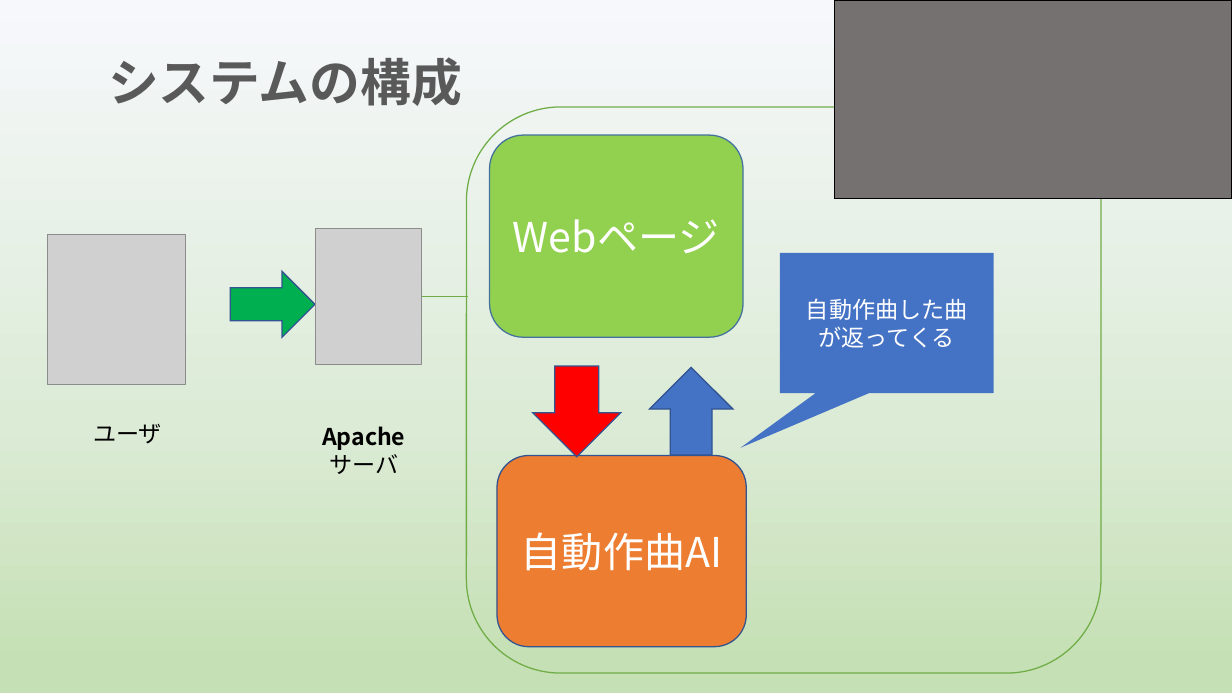
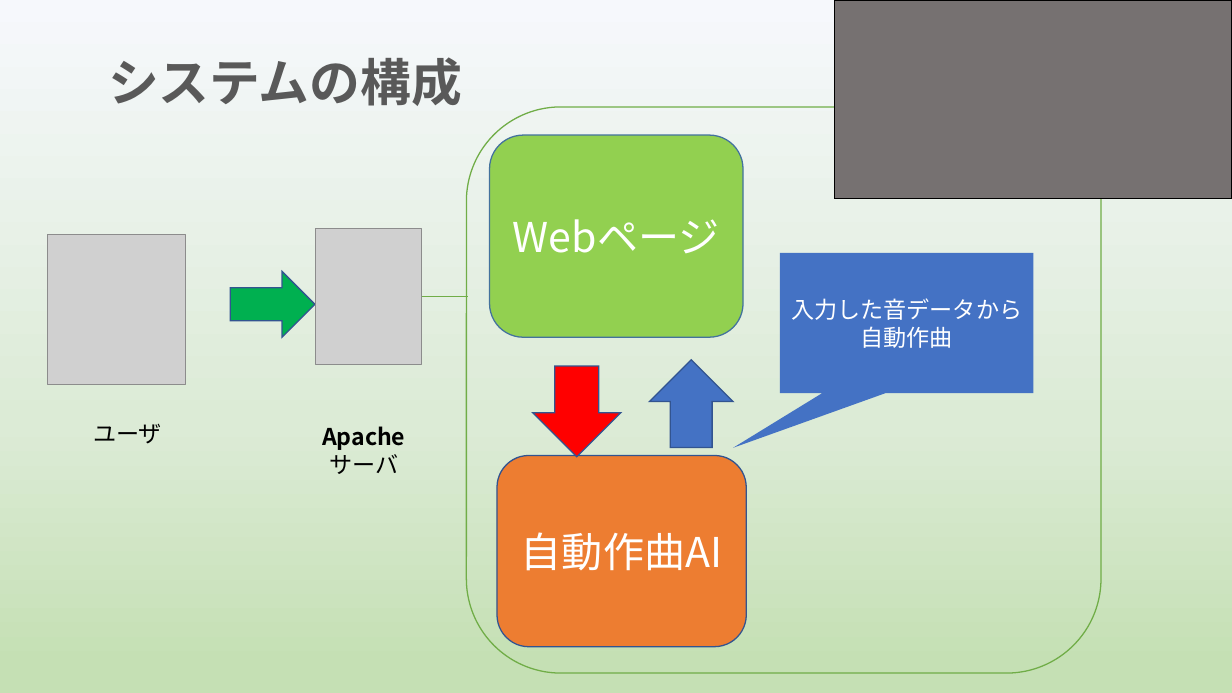
Before and after one commit to yoshitake266/bitComposer_prj, a slide deck: slide 6 of presentation/graduation/bit Composer3 .pptx. Drawn at 1232x693 pixels with LibreOffice and Linux fonts; fonts in the diff are those of the drawing; grey boxes stand for pictures. Boxes give left, top, right and bottom in pixels: in the first picture for what was removed or moved away, otherwise in the second. Text is boxed around its words. In the diff, an @@ line names an element or a change of style, - is before the commit and + after.

```diff
--- a/presentation/graduation/bit Composer3 .pptx
+++ b/presentation/graduation/bit Composer3 .pptx
@@ speech box "入力した音データから": place and size @@
-speech box "入力した音データから" at box(780, 253, 994, 394)
+speech box "入力した音データから" at box(780, 253, 1033, 394)
@@ text in speech box at box(791, 298, 1022, 348): text changed @@
-自動作曲した曲
-が返ってくる
+入力した音データから
+自動作曲
@@ up arrow: place and size @@
-up arrow at box(650, 368, 734, 456)
+up arrow at box(650, 360, 734, 447)
```
Also in this commit, not shown: 1 other slide changed.
